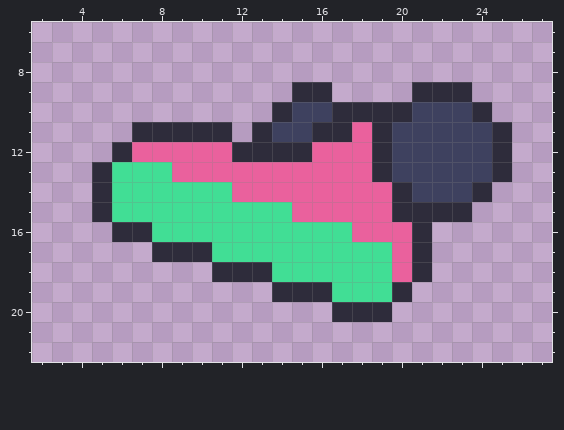
Edited in one commit: pixel-art file (Assets/Sprites/player/gun.aseprite). Above, as it was before the edit.
28x28 pixels, 1 frame. Shown: x 2..27, y 6..22.
New version:
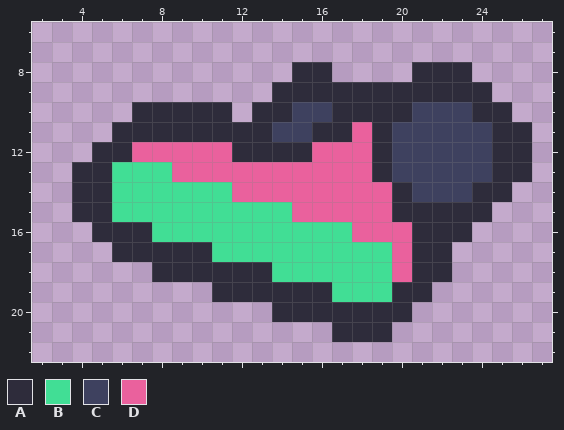
Palette (. is transparent): A #2e2c3b  B #41de95  C #3e415f  D #ea619d
Changes in this commit:
y 8: x 15..16 .. -> AA; x 21..23 ... -> AAA
y 9: x 14 . -> A; x 17..20 .... -> AAAA; x 24 . -> A
y 10: x 7..11 ..... -> AAAAA; x 13 . -> A; x 25 . -> A
y 11: x 6 . -> A; x 12 . -> A; x 26 . -> A
y 12: x 5 . -> A; x 26 . -> A
y 13: x 4 . -> A; x 26 . -> A
y 14: x 4 . -> A; x 25 . -> A
y 15: x 4 . -> A; x 24 . -> A
y 16: x 5 . -> A; x 22..23 .. -> AA
y 17: x 6..7 .. -> AA; x 22 . -> A
y 18: x 8..10 ... -> AAA; x 22 . -> A
y 19: x 11..13 ... -> AAA; x 21 . -> A
y 20: x 14..16 ... -> AAA; x 20 . -> A
y 21: x 17..19 ... -> AAA
